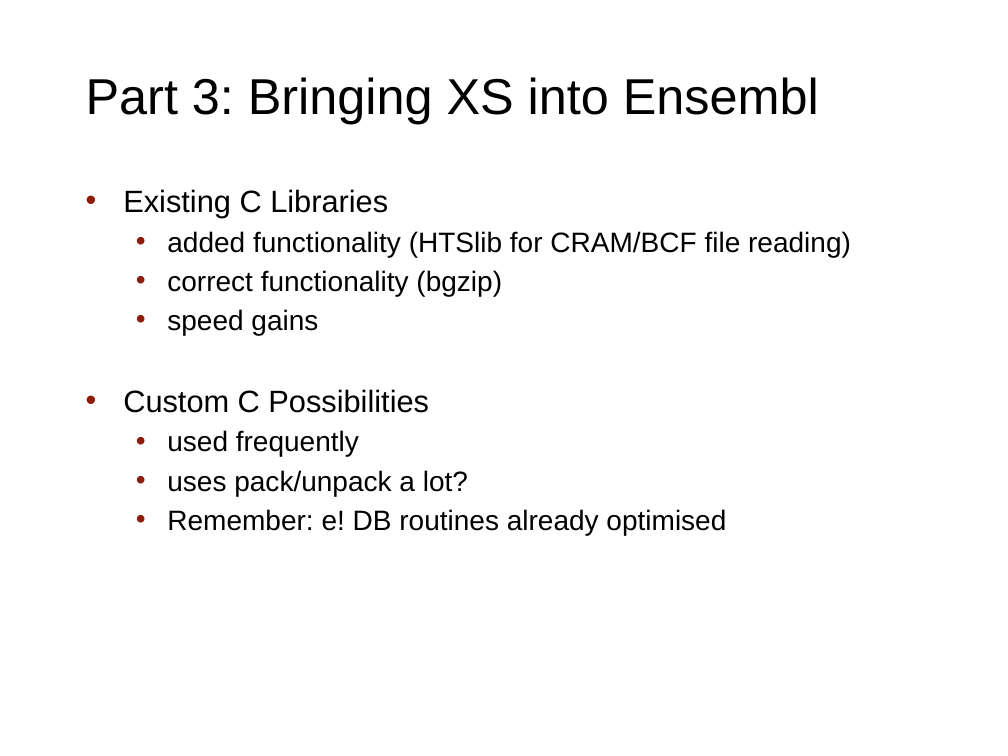
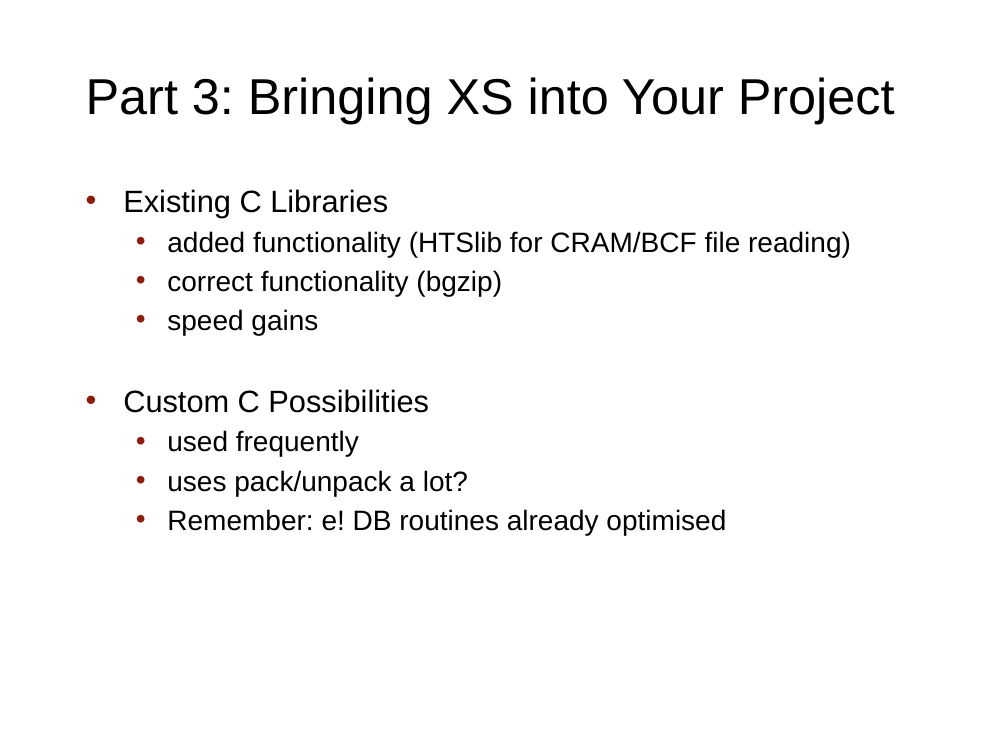
Before and after one commit to rishidev/perl-xs-workshop1, a slide deck: slide 9 of doc/XS_Presentation.pptx. Drawn at 1008x756 pixels with LibreOffice and Linux fonts; fonts in the diff are those of the drawing; background and template pictures are left out. Boxes give left, top, right and bottom in pixels: in the first picture for what was removed or moved away, otherwise in the second. Text is boxed around its words. In the diff, an @@ line names an element or a change of style, - is before the commit and + after.

```diff
--- a/doc/XS_Presentation.pptx
+++ b/doc/XS_Presentation.pptx
@@ title at [86,77,895,124]: text changed @@
-Part 3: Bringing XS into Ensembl
+Part 3: Bringing XS into Your Project
```
Also in this commit, not shown: 5 other slides changed, 1 slide removed, 2 other files.
